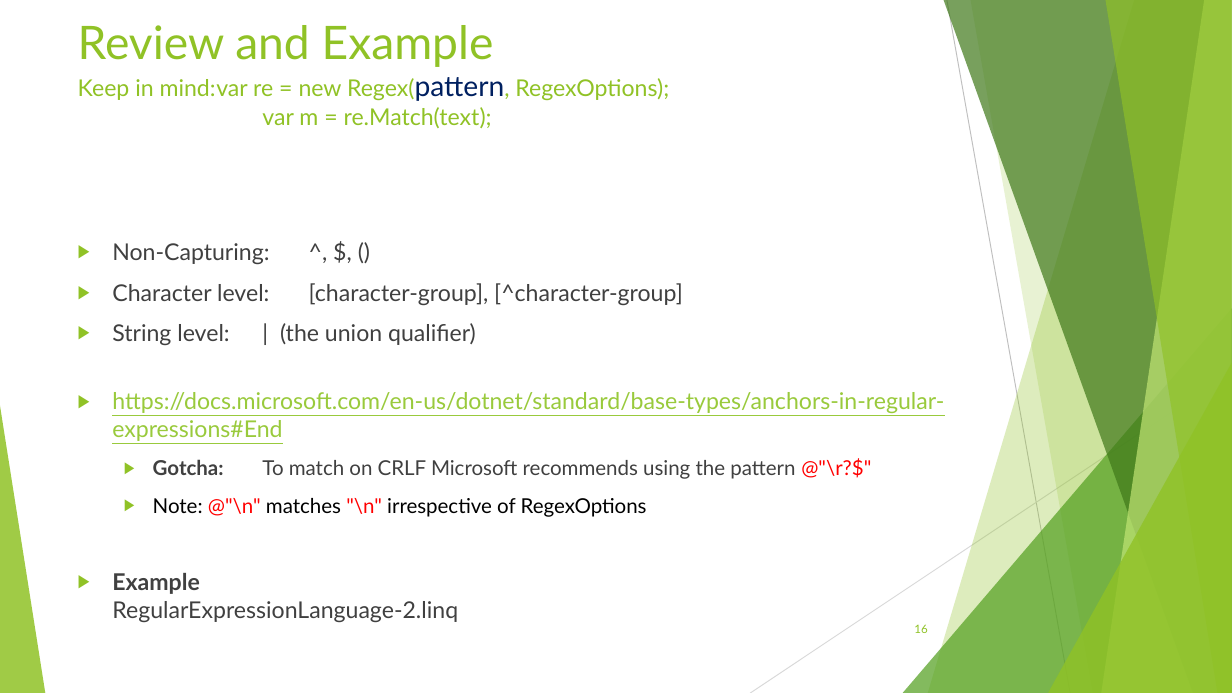
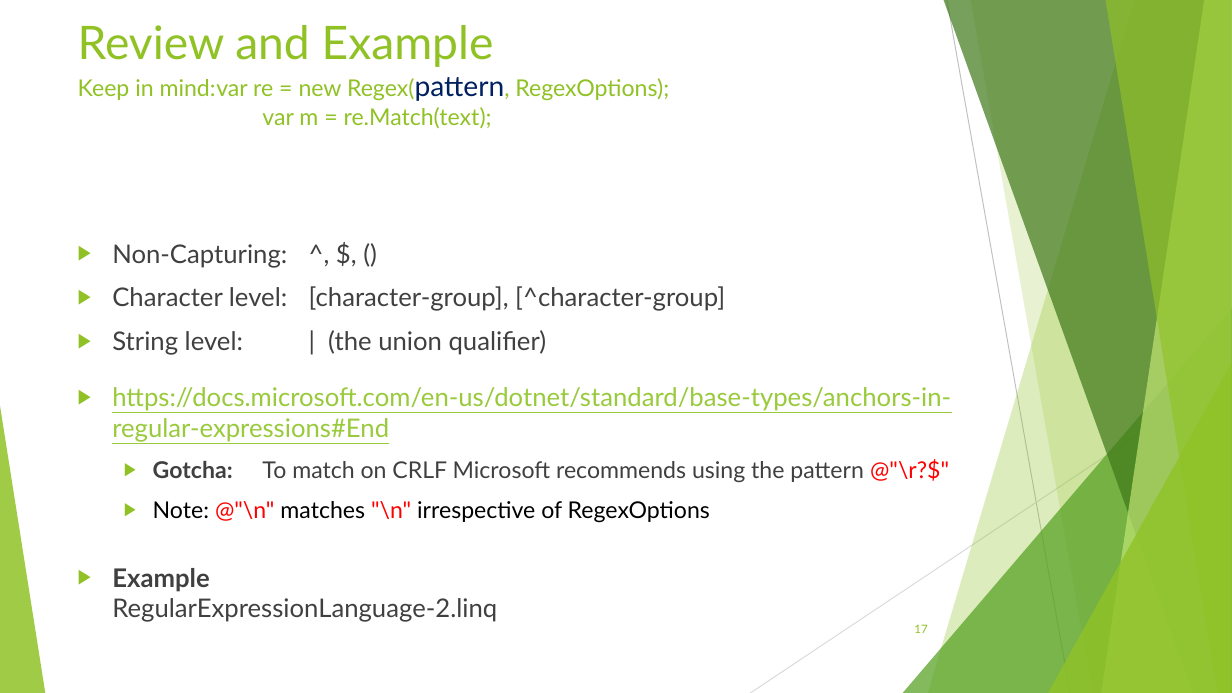
Before and after one commit to avifarah/RegularExpressionsTalk, a slide deck: slide 17 of Regular expression.pptx (slide 16 before the commit). Drawn at 1232x693 pixels with LibreOffice and Linux fonts; fonts in the diff are those of the drawing. Boxes give left, top, right and bottom in pixels: in the first picture for what was removed or moved away, otherwise in the second. Text is boxed around its words. In the diff, an @@ line names an element or a change of style, - is before the commit and + after.

```diff
--- a/Regular expression.pptx
+++ b/Regular expression.pptx
@@ text "Non-Capturing: ^, $, ()" at [112, 244, 951, 622]: size 18 to 20 pt in "Non-Capturing: ^, $, ()", "Character level: [character-group], [^character-group]", "String level: | (the union qualifier)", "https://docs.microsoft.com/en-us/dotnet/standard/base-types/ ..." and 1 more places; size 16 to 18 pt in "Gotcha: To match on CRLF Microsoft recommends ...", "Note: @"\n" matches "\n" irrespective of RegexOptions" @@
@@ page number at [914, 624, 927, 633]: text changed @@
-16
+17
```
Also in this commit, not shown: 15 other slides changed, 1 slide added, 9 other files.
